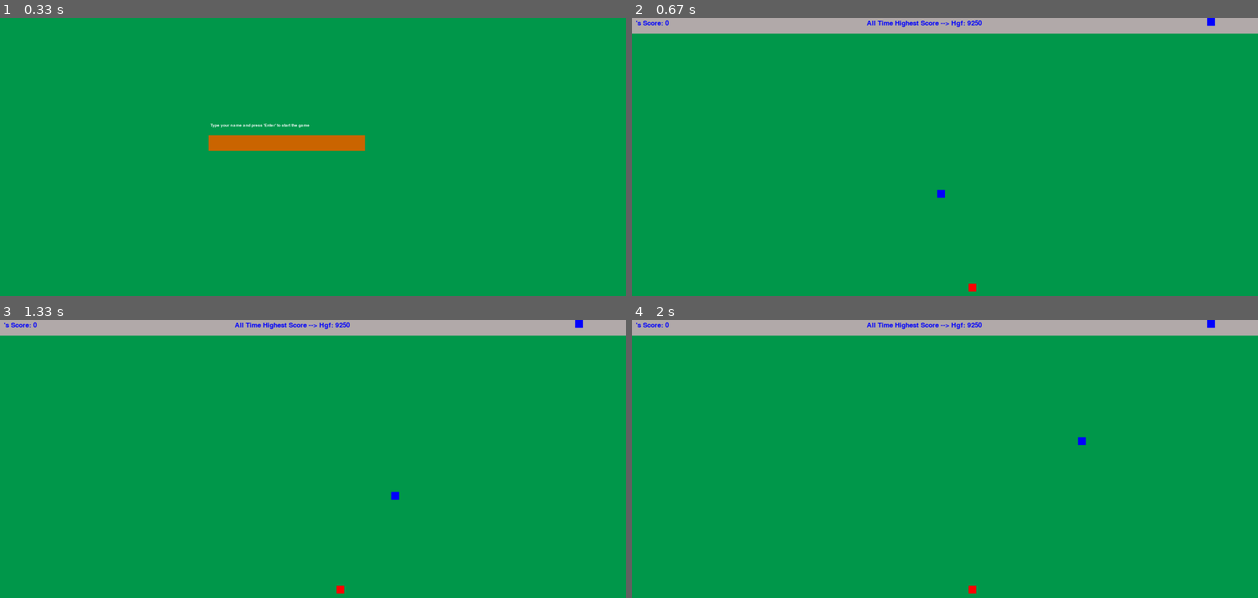
Above: before the commit, frames 1-4 (two rows, left to right).
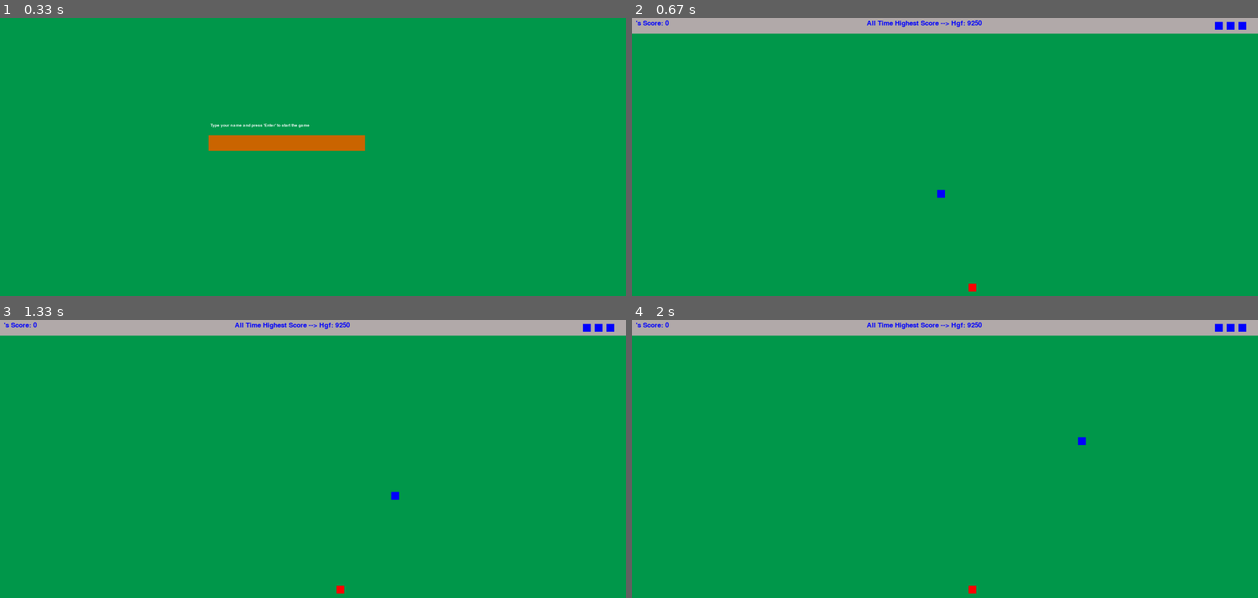
Above: after the commit, the same moments.

Repository: xAdrianCx/PYGAME---SNAKE
Game: pygame game, started from main.py
The game is run twice, just before and just after one commit, with the same random seed, the same clock (stepped at 60 frames per second) and the same inputs.
Inputs:
- Up to frame 1 (0.33 s): no input
- Up to frame 2 (0.67 s): tap Enter at 0.33 s
- Up to frame 3 (1.33 s): hold Right 0.67-1.13 s
- Up to frame 4 (2 s): hold Up 1.33-1.63 s; hold Right from 1.67 s (still down)

Frame 1 is identical in both runs. In frame 2, 0.2% of the frame differs, in the area x 91-99%, y 0-5%; in frame 3, 0.2%; in frame 4, 0.2%.

Commit message:
draw_stats shows the lives in top right corner. Needs rework because it doesn't delete a life if the snake hits any edge.

Diff:
--- a/game_functions.py
+++ b/game_functions.py
@@ -32,16 +32,20 @@
                 pnb.player_name += event.unicode
 
 
-def check_snake_screen_collisions(snake, sb):
+def check_snake_screen_collisions(gs, snake, sb):
     """ A function that detects snake-screen borders collisions."""
     if snake.rect.top < sb.rect_background.bottom:
         snake.reset()
+        gs.snake_lives -= 1
     if snake.rect.bottom > snake.screen_rect.bottom:
         snake.reset()
-    elif snake.rect.right > snake.screen_rect.right:
+        gs.snake_lives -= 1
+    if snake.rect.right > snake.screen_rect.right:
         snake.reset()
-    elif snake.rect.left < snake.screen_rect.left:
+        gs.snake_lives -= 1
+    if snake.rect.left < snake.screen_rect.left:
         snake.reset()
+        gs.snake_lives -= 1
 
 
 def update_snake_length(gs, snake, bait, sb, pnb):
--- a/game_stats.py
+++ b/game_stats.py
@@ -54,12 +54,15 @@
         self.high_score_name = max(data, key=data.get)
         self.highest_score = max(data.values())
         # Create the lives.
-        self.snake_lives = pygame.Rect(0, 0, self.gs.snake_head, self.gs.snake_head)
+        self.snake_lives = pygame.Rect(0, 10, self.gs.snake_head, self.gs.snake_head)
         self.snake_lives_color = self.gs.snake_color
         self.snake_lives.right = self.screen_rect.right - 110
         self.snake_live_list = []
+        x = self.screen_rect.right - 110
+        y = 10
         for i in range(self.gs.snake_lives):
-            self.snake_live_list.append(self.snake_lives.copy())
+            self.snake_live_list.append(pygame.Rect(x, y, self.gs.snake_head, self.gs.snake_head))
+            x += 30
 
     def draw_stats(self, pnb):
         """ Draw the score to the screen.
--- a/main.py
+++ b/main.py
@@ -43,12 +43,13 @@
         if gs.game_running and not gs.game_paused:
             screen.fill(gs.bg_color)
             gf.check_key_pressed(gs, screen, snake, pnb)
-            sb.draw_stats(pnb)
             bait.draw_bait()
             snake.draw_snake()
-            gf.check_snake_screen_collisions(snake, sb)
+            gf.check_snake_screen_collisions(gs, snake, sb)
             snake.update()
             gf.update_snake_length(gs, snake, bait, sb, pnb)
+            sb.draw_stats(pnb)
+            print(gs.snake_lives)
             clock.tick(gs.game_speed)
             pygame.display.flip()
         if gs.game_running and gs.game_paused:
